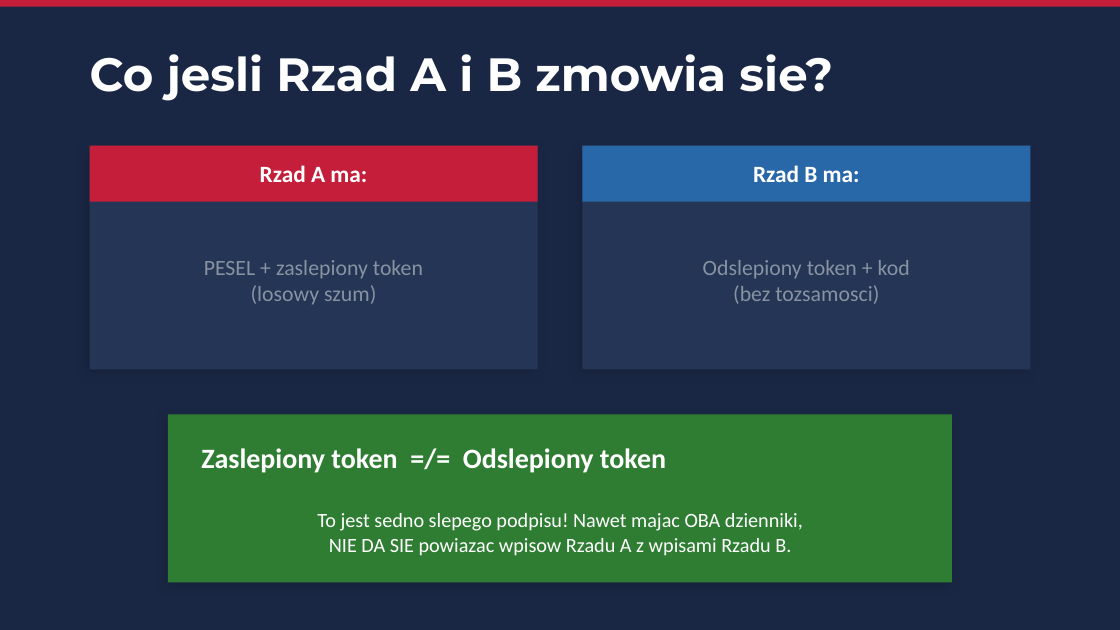
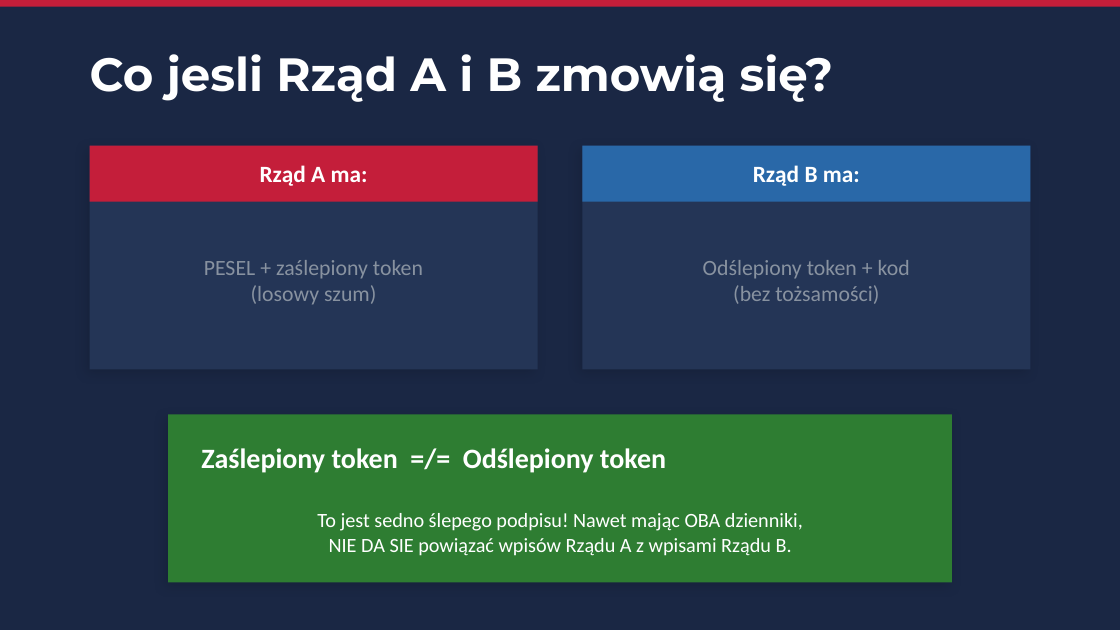
Before and after one commit to Inner-Savages/BKIHack2026, a slide deck: slide 7 of prezentacja.pptx. Drawn at 1120x630 pixels with LibreOffice and Linux fonts; fonts in the diff are those of the drawing. Boxes give left, top, right and bottom in pixels: in the first picture for what was removed or moved away, otherwise in the second. Text is boxed around its words. In the diff, an @@ line names an element or a change of style, - is before the commit and + after.

```diff
--- a/prezentacja.pptx
+++ b/prezentacja.pptx
@@ text at [90,54,834,102]: text changed @@
-Co jesli Rzad A i B zmowia sie?
+Co jesli Rząd A i B zmowią się?
@@ text at [260,165,368,186]: text changed @@
-Rzad A ma:
+Rząd A ma:
@@ text at [753,165,860,186]: text changed @@
-Rzad B ma:
+Rząd B ma:
@@ text at [204,260,423,279]: text changed @@
-PESEL + zaslepiony token
+PESEL + zaślepiony token
@@ text at [703,260,910,304]: text changed @@
-Odslepiony token + kod
-(bez tozsamosci)
+Odślepiony token + kod
+(bez tożsamości)
@@ text at [201,448,803,556]: text changed @@
-Zaslepiony token =/= Odslepiony token
-To jest sedno slepego podpisu! Nawet majac OBA dzienniki,
-NIE DA SIE powiazac wpisow Rzadu A z wpisami Rzadu B.
+Zaślepiony token =/= Odślepiony token
+To jest sedno ślepego podpisu! Nawet mając OBA dzienniki,
+NIE DA SIE powiązać wpisów Rządu A z wpisami Rządu B.
```
Also in this commit, not shown: 7 other slides changed.
